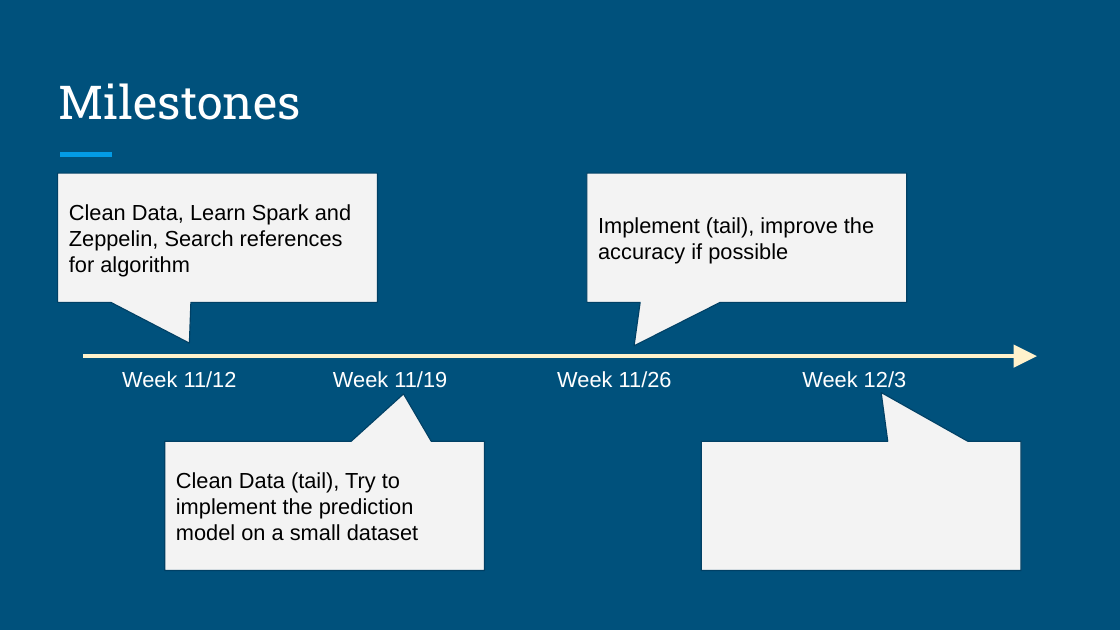
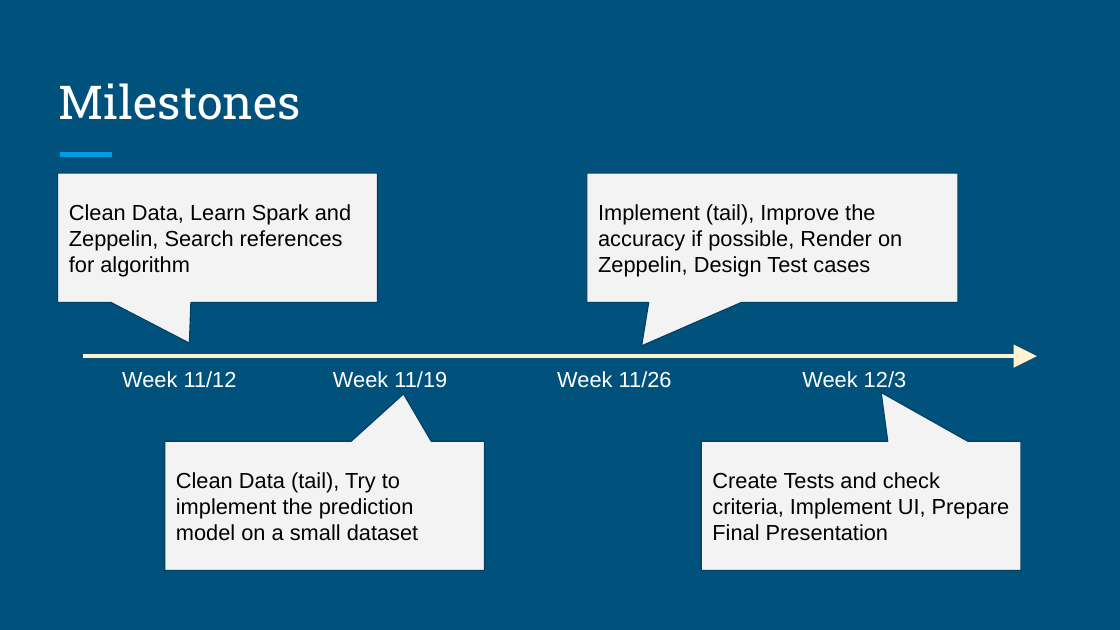
Before and after one commit to reasonwow/Stock_Prediction_Scala, a slide deck: slide 5 of Presentation/ScalaTeam9Planning.pptx. Drawn at 1120x630 pixels with LibreOffice and Linux fonts; fonts in the diff are those of the drawing. Boxes give left, top, right and bottom in pixels: in the first picture for what was removed or moved away, otherwise in the second. Text is boxed around its words. In the diff, an @@ line names an element or a change of style, - is before the commit and + after.

```diff
--- a/Presentation/ScalaTeam9Planning.pptx
+++ b/Presentation/ScalaTeam9Planning.pptx
@@ rounded speech box "Implement (tail), Improve the accuracy ..." resized from (x1=587, y1=174, x2=907, y2=302) to (x1=587, y1=174, x2=958, y2=302) @@
@@ text in rounded speech box at (x1=598, y1=204, x2=902, y2=277): text changed @@
-Implement (tail), improve the accuracy if possible
+Implement (tail), Improve the accuracy if possible, Render on Zeppelin, Design Test cases
@@ text in rounded speech box at (x1=712, y1=472, x2=1010, y2=541): text added @@
+Create Tests and check criteria, Implement UI, Prepare Final Presentation
```
Also in this commit, not shown: 4 other slides changed, 1 other file.
